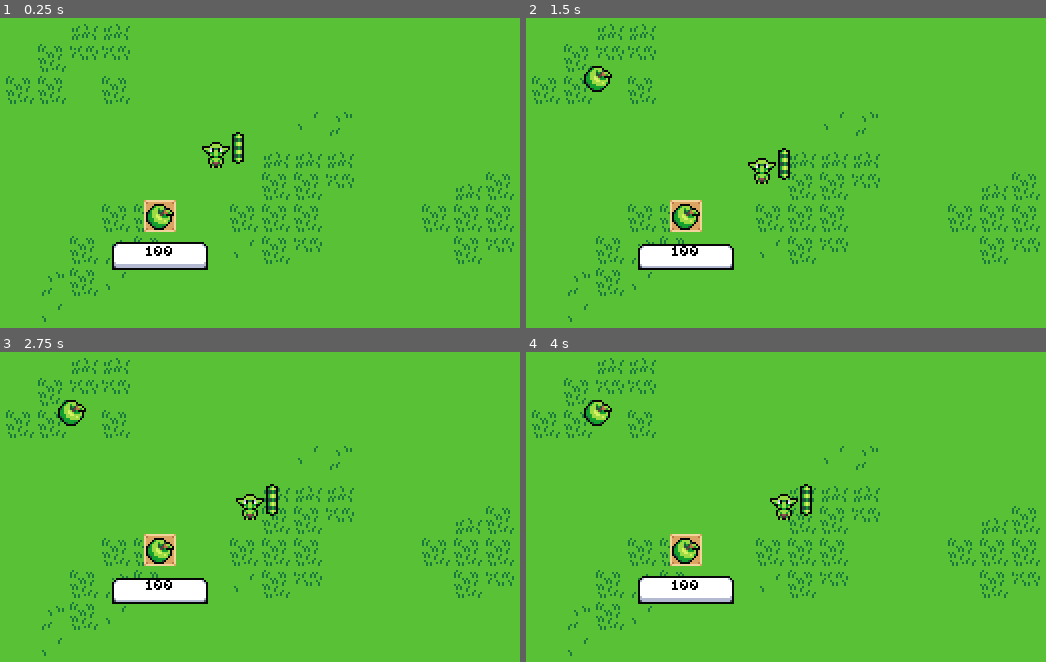
Above: before the commit, frames 1-4 (two rows, left to right).
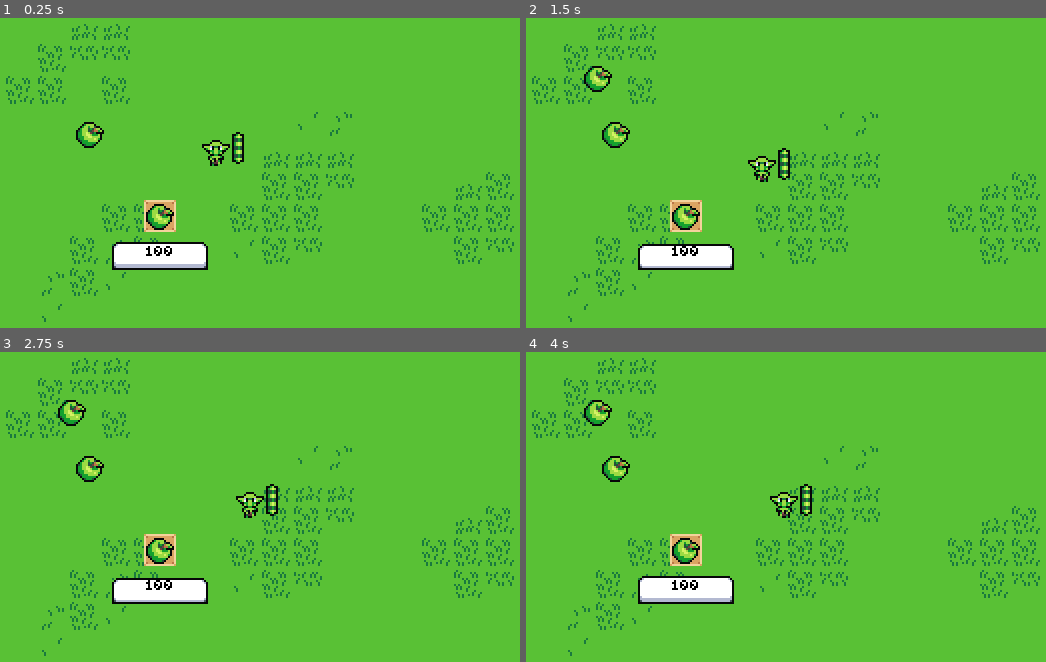
Above: after the commit, the same moments.

Repository: Fivarto/Little-Guys-WorkingTittle
Game: Godot game, scene res://Scenes/Levels/teste_level.tscn
Same seed, same stepped clock (60 frames per second), same inputs: the game is played once before the commit and once after it.
Inputs (mouse positions are in pixels of both pictures, inside the frame that each line leads up to):
- Up to frame 1 (0.25 s): no input
- Up to frame 2 (1.5 s): click "100" at 0.5 s; click "100" at 1.25 s
- Up to frame 3 (2.75 s): click "100" at 2 s
- Up to frame 4 (4 s): move the mouse to (957, 472) at 2.77 s; click (957, 472) at 2.92 s; drag from (692, 510) to (598, 410) at 3.52 s

The runs differ from the first frame. In frame 1, 0.6% of the frame differs, in the area x 14-45%, y 33-49%; in frame 2, 0.6%; in frame 3, 0.6%; in frame 4, 0.6%.

Commit message:
DAY 6 - EAT States , Animations e algumas coisas

Diff:
--- a/Little-Guys-WorkingTittle-main/Scenes/Levels/teste_level.tscn
+++ b/Little-Guys-WorkingTittle-main/Scenes/Levels/teste_level.tscn
@@ -1,8 +1,9 @@
-[gd_scene load_steps=6 format=4 uid="uid://c23s2gdfadr0t"]
+[gd_scene load_steps=7 format=4 uid="uid://c23s2gdfadr0t"]
 
 [ext_resource type="PackedScene" uid="uid://cgpmisvuowcis" path="res://Scenes/Tamagochis/Tamagochi_Base.tscn" id="1_ttep0"]
 [ext_resource type="Texture2D" uid="uid://c05m22td4gs5v" path="res://Assets/TileSets/Grass.png" id="1_xe3i6"]
 [ext_resource type="PackedScene" uid="uid://cb5hgibll60nv" path="res://Scenes/Huds/item_shop_wip.tscn" id="3_xe3i6"]
+[ext_resource type="PackedScene" uid="uid://dnut3c4vx4fml" path="res://Scenes/Food/food.tscn" id="4_puijc"]
 
 [sub_resource type="TileSetAtlasSource" id="TileSetAtlasSource_puijc"]
 texture = ExtResource("1_xe3i6")
@@ -28,6 +29,9 @@
 [node name="Tamagochi_Base" parent="." instance=ExtResource("1_ttep0")]
 position = Vector2(120, 85)
 
+[node name="Food" parent="." instance=ExtResource("4_puijc")]
+position = Vector2(59, 78)
+
 [node name="CanvasLayer" type="CanvasLayer" parent="."]
 
 [node name="ItemShop-WIP" parent="CanvasLayer" instance=ExtResource("3_xe3i6")]
--- a/Little-Guys-WorkingTittle-main/Scenes/Tamagochis/Tamagochi_Base.tscn
+++ b/Little-Guys-WorkingTittle-main/Scenes/Tamagochis/Tamagochi_Base.tscn
@@ -6,10 +6,14 @@
 [ext_resource type="Texture2D" uid="uid://dwq1xldgnedap" path="res://Assets/Characters/Globlin_Base.png" id="3_o4c1h"]
 [ext_resource type="Shader" uid="uid://bavvuj5f5avx8" path="res://Shadders/Outline.gdshader" id="3_ua8gj"]
 [ext_resource type="Script" uid="uid://c1rvisii8jkr4" path="res://StateMachines/States/Idle.gd" id="4_wdkmw"]
+[ext_resource type="Texture2D" uid="uid://hao6tm83dasn" path="res://Assets/Characters/Animation/Eat/Globlin_01.png" id="5_eat8r"]
+[ext_resource type="Texture2D" uid="uid://b2uxnsdquhinn" path="res://Assets/Characters/Animation/Idle/Globlin_01.png" id="5_fpeyj"]
+[ext_resource type="Texture2D" uid="uid://bsb5r1o6nsa7w" path="res://Assets/Characters/Animation/Walk/Globlin_01.png" id="6_2ylot"]
 [ext_resource type="Texture2D" uid="uid://cbr4n5lc6v5jt" path="res://Assets/UI/StatusBar8PX.png" id="6_4b0ir"]
 [ext_resource type="Script" uid="uid://csxyy3yyviwr5" path="res://StateMachines/States/follow.gd" id="7_6ybb5"]
 [ext_resource type="Texture2D" uid="uid://q4mvdwkk3ufv" path="res://Assets/UI/StatusBar_FULL8PX.png" id="7_ua8gj"]
 [ext_resource type="Script" uid="uid://b7iwn4cjc6la4" path="res://StateMachines/States/Selected.gd" id="8_3n4fh"]
+[ext_resource type="Script" uid="uid://d0i46v5mbm4v2" path="res://StateMachines/States/Eat.gd" id="12_bqp4o"]
 
 [sub_resource type="ShaderMaterial" id="ShaderMaterial_6ybb5"]
 shader = ExtResource("3_ua8gj")
@@ -17,6 +21,114 @@
 shader_parameter/blink_color = Color(1, 1, 1, 1)
 shader_parameter/blink_time_scale = 0.0
 
+[sub_resource type="ShaderMaterial" id="ShaderMaterial_bqp4o"]
+shader = ExtResource("3_ua8gj")
+shader_parameter/outline_color = Color(1, 1, 1, 1)
+shader_parameter/blink_color = Color(1, 1, 1, 1)
+shader_parameter/blink_time_scale = 0.0
+
+[sub_resource type="AtlasTexture" id="AtlasTexture_7vk2x"]
+atlas = ExtResource("5_eat8r")
+region = Rect2(0, 0, 16, 16)
+
+[sub_resource type="AtlasTexture" id="AtlasTexture_ok0kl"]
+atlas = ExtResource("5_eat8r")
+region = Rect2(16, 0, 16, 16)
+
+[sub_resource type="AtlasTexture" id="AtlasTexture_7t4hv"]
+atlas = ExtResource("5_eat8r")
+region = Rect2(32, 0, 16, 16)
+
+[sub_resource type="AtlasTexture" id="AtlasTexture_5fnv1"]
+atlas = ExtResource("5_eat8r")
+region = Rect2(48, 0, 16, 16)
+
+[sub_resource type="AtlasTexture" id="AtlasTexture_2ylot"]
+atlas = ExtResource("5_fpeyj")
+region = Rect2(0, 0, 16, 16)
+
+[sub_resource type="AtlasTexture" id="AtlasTexture_eat8r"]
+atlas = ExtResource("5_fpeyj")
+region = Rect2(16, 0, 16, 16)
+
+[sub_resource type="AtlasTexture" id="AtlasTexture_bqp4o"]
+atlas = ExtResource("5_fpeyj")
+region = Rect2(32, 0, 16, 16)
+
+[sub_resource type="AtlasTexture" id="AtlasTexture_5t7xv"]
+atlas = ExtResource("5_fpeyj")
+region = Rect2(48, 0, 16, 16)
+
+[sub_resource type="AtlasTexture" id="AtlasTexture_fgxe6"]
+atlas = ExtResource("6_2ylot")
+region = Rect2(0, 0, 16, 16)
+
+[sub_resource type="AtlasTexture" id="AtlasTexture_504pt"]
+atlas = ExtResource("6_2ylot")
+region = Rect2(16, 0, 16, 16)
+
+[sub_resource type="AtlasTexture" id="AtlasTexture_lqkeq"]
+atlas = ExtResource("6_2ylot")
+region = Rect2(32, 0, 16, 16)
+
+[sub_resource type="AtlasTexture" id="AtlasTexture_edbbk"]
+atlas = ExtResource("6_2ylot")
+region = Rect2(48, 0, 16, 16)
+
+[sub_resource type="SpriteFrames" id="SpriteFrames_fgxe6"]
+animations = [{
+"frames": [{
+"duration": 1.0,
+"texture": SubResource("AtlasTexture_7vk2x")
+}, {
+"duration": 1.0,
+"texture": SubResource("AtlasTexture_ok0kl")
+}, {
+"duration": 1.0,
+"texture": SubResource("AtlasTexture_7t4hv")
+}, {
+"duration": 1.0,
+"texture": SubResource("AtlasTexture_5fnv1")
+}],
+"loop": true,
+"name": &"Eat",
+"speed": 5.0
+}, {
+"frames": [{
+"duration": 1.0,
+"texture": SubResource("AtlasTexture_2ylot")
+}, {
+"duration": 1.0,
+"texture": SubResource("AtlasTexture_eat8r")
+}, {
+"duration": 1.0,
+"texture": SubResource("AtlasTexture_bqp4o")
+}, {
+"duration": 1.0,
+"texture": SubResource("AtlasTexture_5t7xv")
+}],
+"loop": true,
+"name": &"Idle",
+"speed": 5.0
+}, {
+"frames": [{
+"duration": 1.0,
+"texture": SubResource("AtlasTexture_fgxe6")
+}, {
+"duration": 1.0,
+"texture": SubResource("AtlasTexture_504pt")
+}, {
+"duration": 1.0,
+"texture": SubResource("AtlasTexture_lqkeq")
+}, {
+"duration": 1.0,
+"texture": SubResource("AtlasTexture_edbbk")
+}],
+"loop": true,
+"name": &"Walk",
+"speed": 5.0
+}]
+
 [sub_resource type="CircleShape2D" id="CircleShape2D_4b0ir"]
 radius = 11.0
 
@@ -29,6 +141,7 @@
 tama_body = NodePath(".")
 
 [node name="Tamagochi_Sprite" type="Sprite2D" parent="."]
+visible = false
 texture_filter = 1
 material = SubResource("ShaderMaterial_6ybb5")
 use_parent_material = true
@@ -61,6 +174,14 @@
 }
 metadata/_aseprite_wizard_source_file_hash_ = "a048cab1b557a5c93967c2111415a319"
 
+[node name="Tamagochi_Animation" type="AnimatedSprite2D" parent="."]
+material = SubResource("ShaderMaterial_bqp4o")
+use_parent_material = true
+sprite_frames = SubResource("SpriteFrames_fgxe6")
+animation = &"Eat"
+autoplay = "Walk"
+frame_progress = 0.531136
+
 [node name="State_Machine" type="Node" parent="." node_paths=PackedStringArray("initial_state")]
 script = ExtResource("3_d8xg3")
 initial_state = NodePath("Idle")
@@ -73,6 +194,9 @@
 
 [node name="Selected" type="Node2D" parent="State_Machine"]
 script = ExtResource("8_3n4fh")
+
+[node name="Eat" type="Node" parent="State_Machine"]
+script = ExtResource("12_bqp4o")
 
 [node name="TamaGochiStatusUI" type="Control" parent="."]
 layout_mode = 3
--- a/Little-Guys-WorkingTittle-main/Scripts/Characters/tamagochi_base.gd
+++ b/Little-Guys-WorkingTittle-main/Scripts/Characters/tamagochi_base.gd
@@ -5,6 +5,7 @@
 @export var tama_res: TamagochiStats
 @export var tama_body: CharacterBody2D
 @onready var tamagochi_sprite: Sprite2D = $Tamagochi_Sprite
+@onready var tamagochi_animation: AnimatedSprite2D = $Tamagochi_Animation
 
 
 #CHILD NODES
@@ -98,7 +99,7 @@
 
 	selected = value
 	tamagochi_sprite.use_parent_material = !selected
-
+	tamagochi_animation.use_parent_material = !selected
 
 
 #TODO
--- /dev/null
+++ b/Little-Guys-WorkingTittle-main/StateMachines/States/Eat.gd
@@ -0,0 +1,34 @@
+extends State
+class_name Eat
+
+
+var target_food: Area2D = null
+var eat_time: float = 1.5
+var timer : float = 0.0
+
+@onready var tamagochi_animation: AnimatedSprite2D = $"../../Tamagochi_Animation"
+
+var is_eating: bool = false
+
+func _Enter() -> void:
+
+	print("ENTERED EAT")
+
+
+	timer = eat_time
+	tamagochi_animation.play("Eat")
+	is_eating = true
+
+
+func _Update(delta: float) -> void:
+
+	if is_eating:
+		timer -= delta
+
+		if timer <= 0 and tamagochi_animation.animation_finished:
+			Transitioned.emit(self, "Idle")
+
+
+func _Physics_Update(delta: float):
+
+	owner.tama_body.velocity = Vector2()
--- a/Little-Guys-WorkingTittle-main/StateMachines/States/Idle.gd
+++ b/Little-Guys-WorkingTittle-main/StateMachines/States/Idle.gd
@@ -8,6 +8,7 @@
 var target_temp: Area2D
 var move_speed_temp : float
 
+@onready var tamagochi_animation: AnimatedSprite2D = $"../../Tamagochi_Animation"
 
 func randomize_wander():
 
@@ -17,8 +18,13 @@
 
 func _Enter():
 	print("ENTROU IDLE")
+
+	tamagochi_animation.play("Walk")
+
 	if not SignalBus.FoodSpawned.is_connected(get_target):
 		SignalBus.FoodSpawned.connect(get_target)
+
+
 	get_target()
 	owner.tama_res.move_speed = 10
 	randomize_wander()
--- a/Little-Guys-WorkingTittle-main/StateMachines/States/follow.gd
+++ b/Little-Guys-WorkingTittle-main/StateMachines/States/follow.gd
@@ -28,6 +28,6 @@
 
 func _food_eaten():
 
-	Transitioned.emit(self, "Idle")
+	Transitioned.emit(self, "Eat")
 
 	pass
Binary file added: Little-Guys-WorkingTittle-main/Assets/Characters/Animation/Eat/Globlin_01.png
Not shown, added: Little-Guys-WorkingTittle-main/Assets/Characters/Animation/Eat/Globlin_01.png.import
Binary file added: Little-Guys-WorkingTittle-main/Assets/Characters/Animation/Idle/Globlin_01.png
Not shown, added: Little-Guys-WorkingTittle-main/Assets/Characters/Animation/Idle/Globlin_01.png.import
Binary file added: Little-Guys-WorkingTittle-main/Assets/Characters/Animation/Walk/Globlin_01.png
Not shown, added: Little-Guys-WorkingTittle-main/Assets/Characters/Animation/Walk/Globlin_01.png.import
Binary file changed: Little-Guys-WorkingTittle-main/Assets/Sprite_Bases.ase
Not shown: 1 places in Little-Guys-WorkingTittle-main/Scenes/Tamagochis/Tamagochi_Base.tscn that only renumber resources
Not shown, added: Little-Guys-WorkingTittle-main/StateMachines/States/Eat.gd.uid
